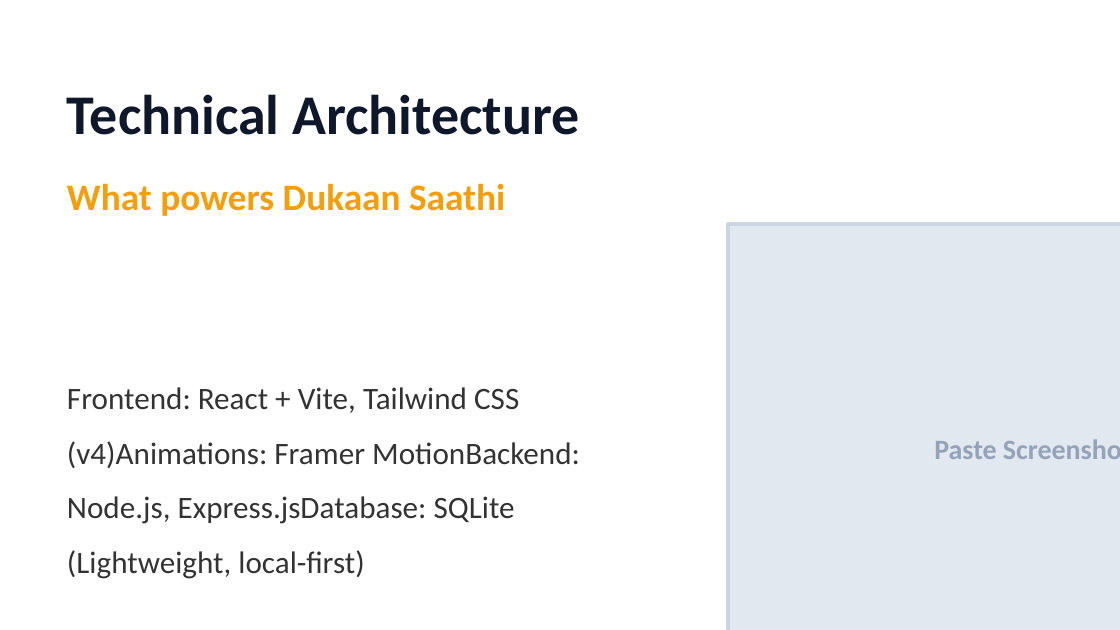
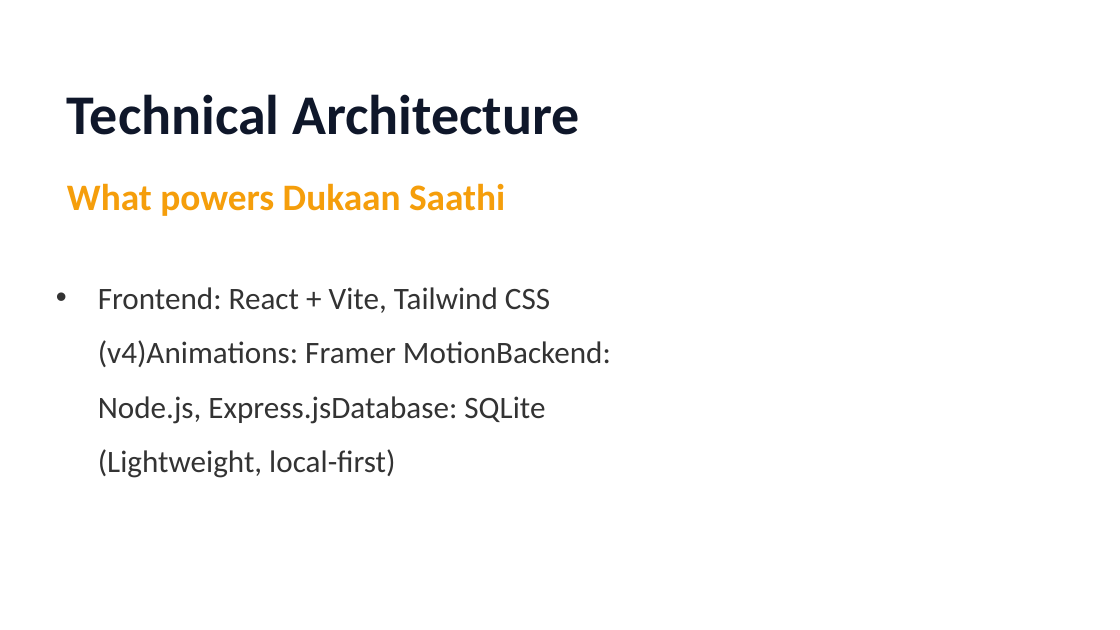
Before and after one commit to dev-sudeep018/Dukaan-Saathi, a slide deck: slide 8 of Dukaan_Saathi_Pitch.pptx. Drawn at 1120x630 pixels with LibreOffice and Linux fonts; fonts in the diff are those of the drawing. Boxes give left, top, right and bottom in pixels: in the first picture for what was removed or moved away, otherwise in the second. Text is boxed around its words. In the diff, an @@ line names an element or a change of style, - is before the commit and + after.

```diff
--- a/Dukaan_Saathi_Pitch.pptx
+++ b/Dukaan_Saathi_Pitch.pptx
@@ text "Frontend: React + Vite, Tailwind ...": place and size @@
-text "Frontend: React + Vite, Tailwind ..." at [67,387,580,579]
+text "Frontend: React + Vite, Tailwind ..." at [98,287,611,478]
@@ rectangle removed at [728,224,1120,630] @@
@@ text removed at [934,441,996,459] @@
-Paste Screenshot Here
```
Also in this commit, not shown: 9 other slides changed, 4 other files.
